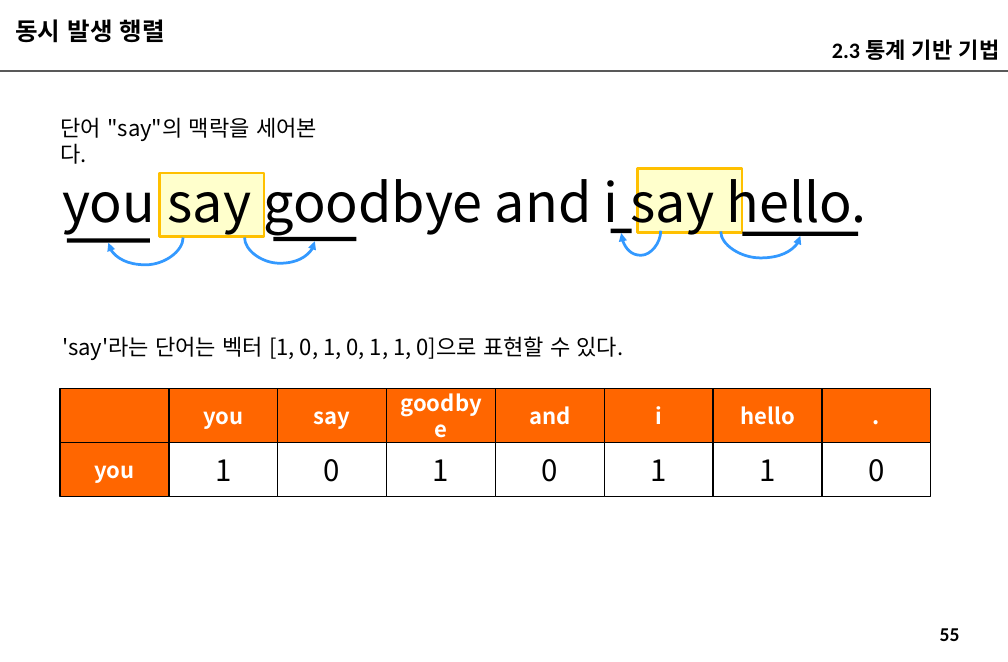
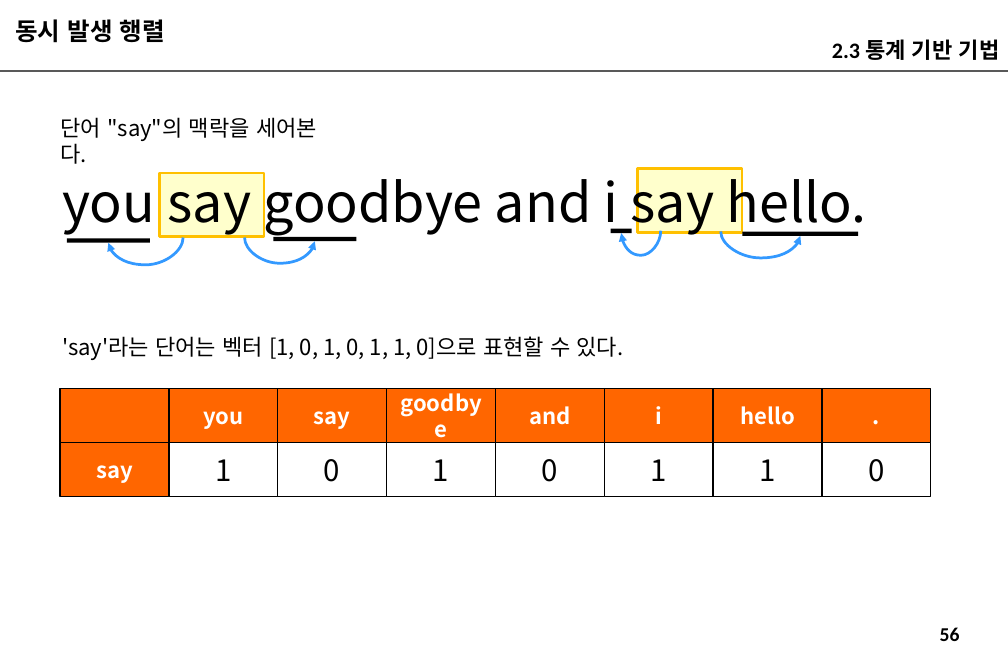
Before and after one commit to imguru-mooc/nlp_week, a slide deck: slide 56 of 인공지능_자연어처리_2_판서.pptx (slide 55 before the commit). Drawn at 1008x662 pixels with LibreOffice and Linux fonts; fonts in the diff are those of the drawing. Boxes give left, top, right and bottom in pixels: in the first picture for what was removed or moved away, otherwise in the second. Text is boxed around its words. In the diff, an @@ line names an element or a change of style, - is before the commit and + after.

```diff
--- a/인공지능_자연어처리_2_판서.pptx
+++ b/인공지능_자연어처리_2_판서.pptx
@@ text in rectangle at (96, 465, 133, 483): text changed @@
-you
+say
@@ page number at (940, 627, 960, 641): text changed @@
-55
+56
```
Also in this commit, not shown: 19 other slides changed, 10 slides added.
